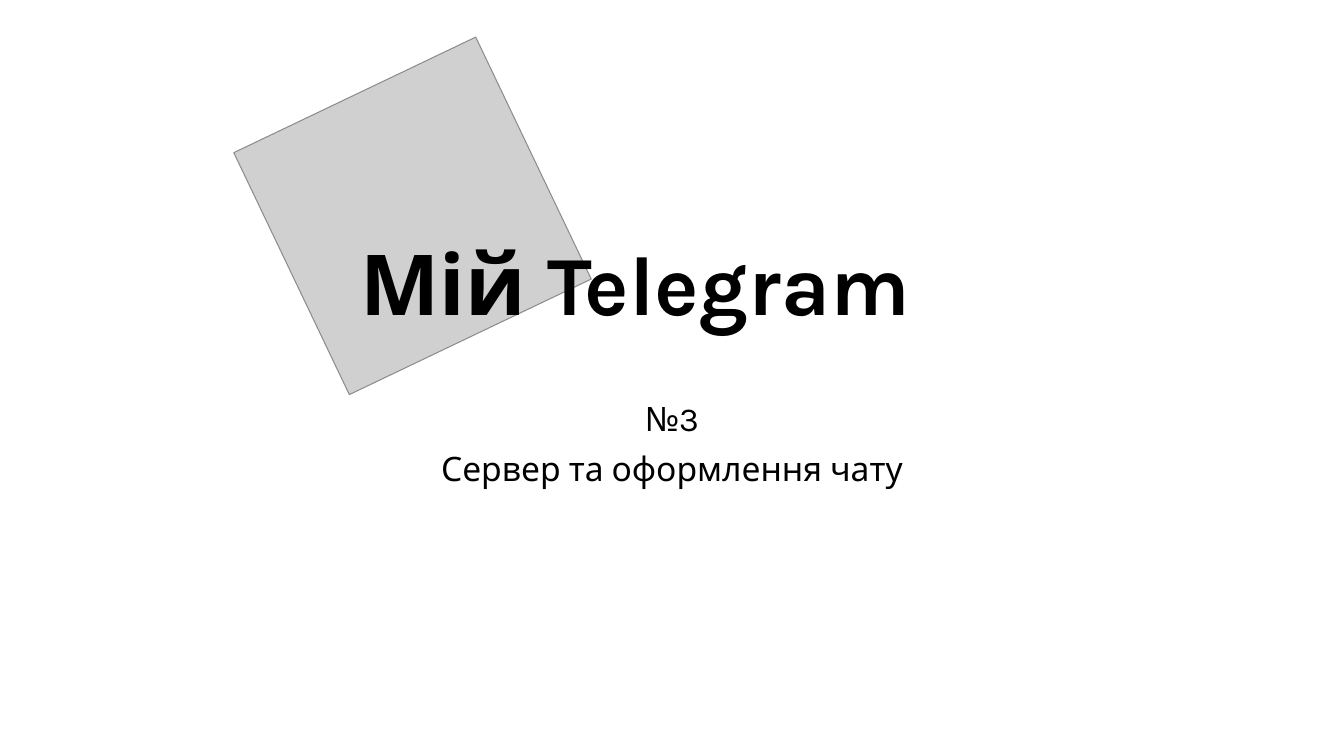
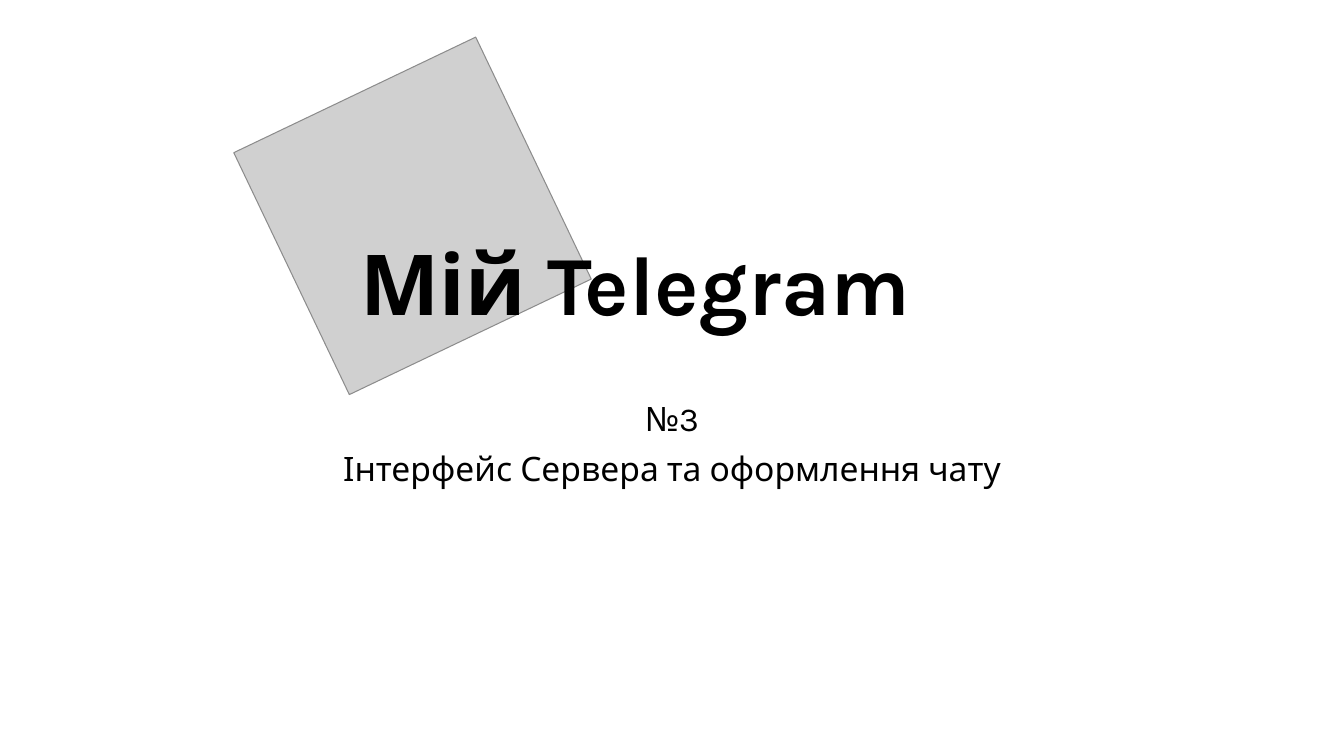
Before and after one commit to Archasmiel/CoolMessenger-JavaFX, a slide deck: slide 1 of lesson3/Lesson3.pptx. Drawn at 1344x756 pixels with LibreOffice and Linux fonts; fonts in the diff are those of the drawing; grey boxes stand for pictures. Boxes give left, top, right and bottom in pixels: in the first picture for what was removed or moved away, otherwise in the second. Text is boxed around its words. In the diff, an @@ line names an element or a change of style, - is before the commit and + after.

```diff
--- a/lesson3/Lesson3.pptx
+++ b/lesson3/Lesson3.pptx
@@ subtitle at bbox=[343, 455, 1001, 489]: text changed @@
-Сервер та оформлення чату
+Інтерфейс Сервера та оформлення чату
```
Also in this commit, not shown: 13 other slides changed, 32 other files.
